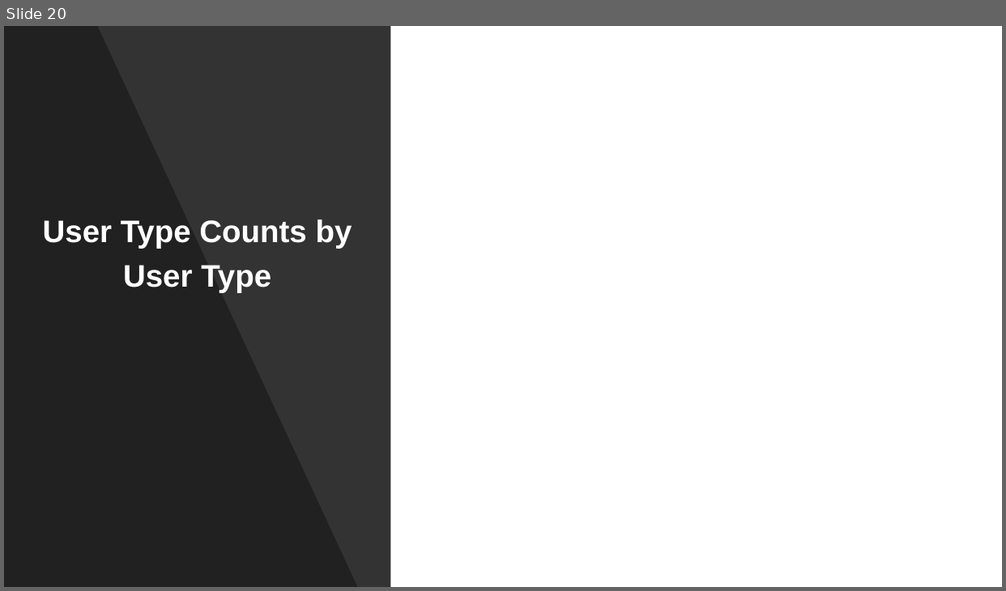
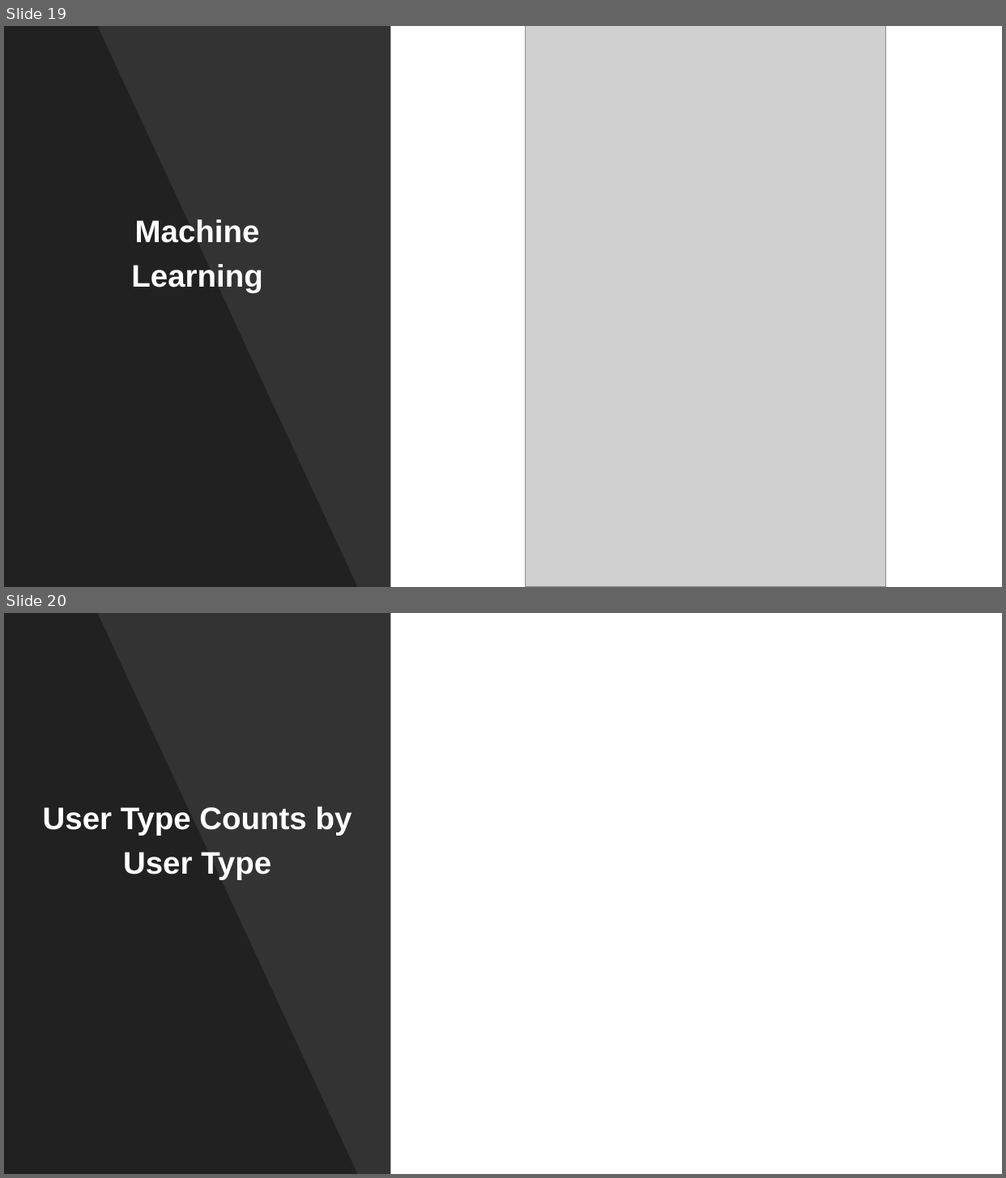
Before and after one commit to kkrlee/CitiBike-Capstone, a slide deck: Citi Bike.pptx. Shown one above the other, each under a label of ours: slide 20 before the commit, slides 19 and 20 after it. The pictures are 1006x591 and 1006x1178 pixels, drawn with LibreOffice and Linux fonts; fonts in the diff are those of the drawing; grey boxes stand for pictures. Boxes give left, top, right and bottom in pixels: in the first picture for what was removed or moved away, otherwise in the second. Text is boxed around its words. In the diff, an @@ line names an element or a change of style, - is before the commit and + after.

```diff
--- a/Citi Bike.pptx
+++ b/Citi Bike.pptx
@@ slide 19 added at [4, 26, 1002, 587], background #FFFFFF @@
@@ rectangle added at [4, 26, 391, 587], fill #000000 at 80% opacity @@
@@ freeform shape added at [4, 26, 357, 587], fill #000000 at 35% opacity @@
@@ picture added at [525, 26, 886, 587] @@
@@ subtitle added at [131, 220, 262, 292], 30 pt, text #FFFFFF, bold @@
+Machine
+Learning
```
Also in this commit, not shown: 5 slides changed, 2 other slides added, 10 slides removed, 1 other file.
